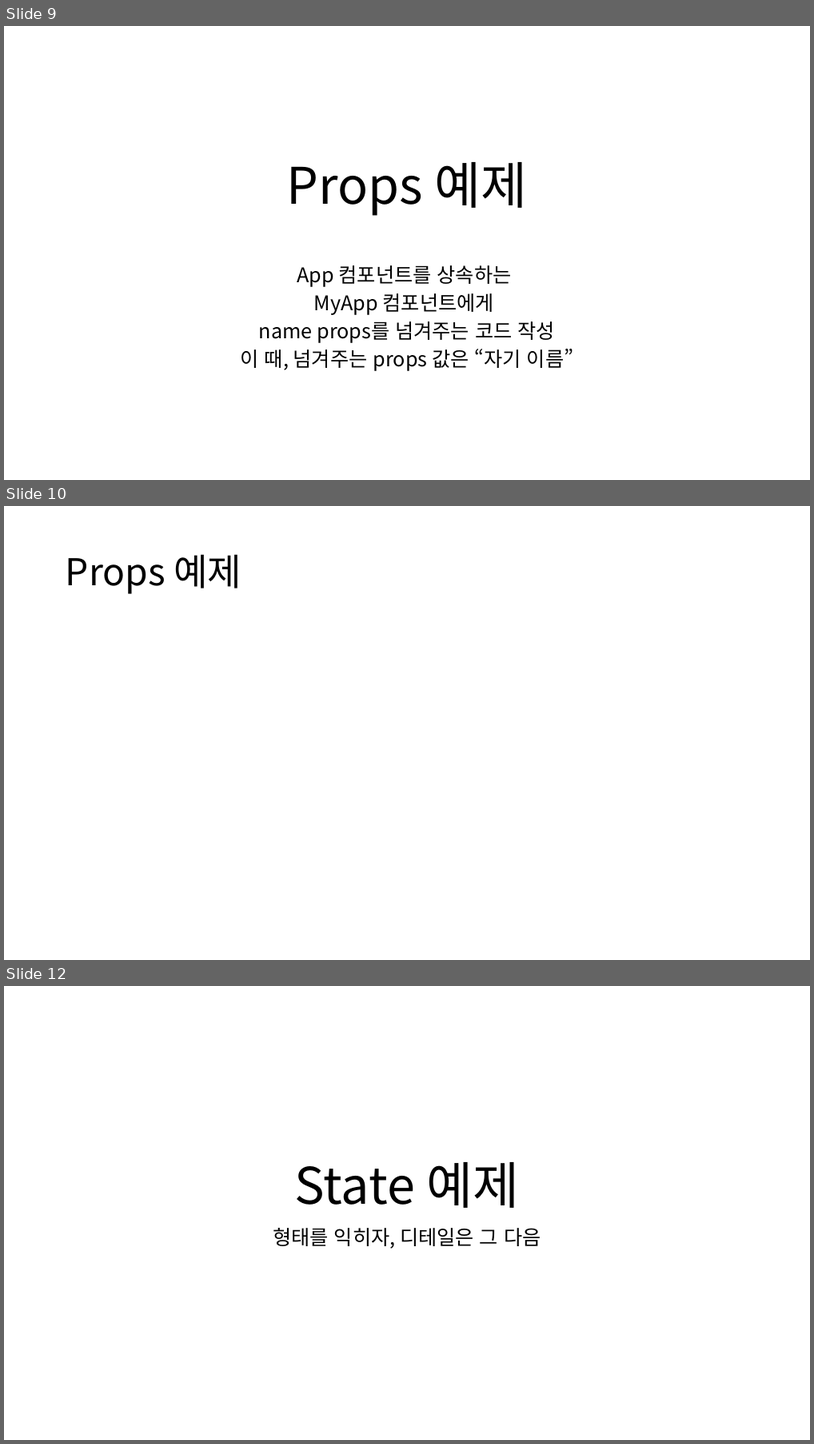
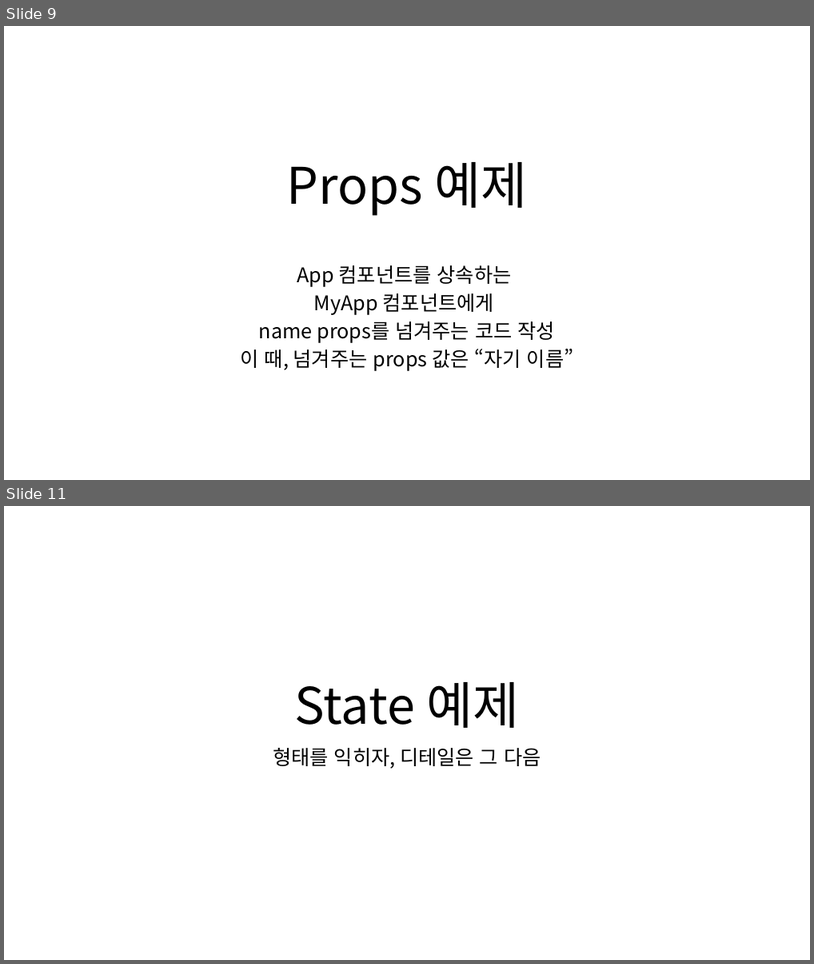
Before and after one commit to ctrl-z-won/Dev-Log, a slide deck: react/ctrlz2-0320.pptx. Shown one above the other, each under a label of ours: slides 9, 10 and 12 before the commit, slides 9 and 11 after it; the slides between them are not shown. The pictures are 814x1444 and 814x964 pixels, drawn with LibreOffice and Linux fonts; fonts in the diff are those of the drawing. Boxes give left, top, right and bottom in pixels: in the first picture for what was removed or moved away, otherwise in the second. Text is boxed around its words. In the diff, an @@ line names an element or a change of style, - is before the commit and + after.

```diff
--- a/react/ctrlz2-0320.pptx
+++ b/react/ctrlz2-0320.pptx
@@ slide 10 removed at bbox=[4, 506, 810, 960], background #FFFFFF @@
@@ title removed at bbox=[66, 554, 242, 594] @@
-Props 예제
@@ what was slide 12 is now slide 11 @@
```
Also in this commit, not shown: 6 slides changed, 9 other files.
